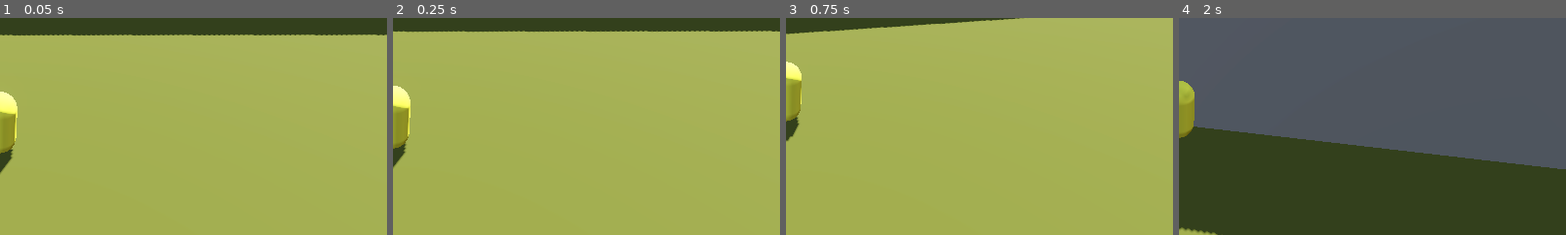
Above: before the commit, frames 1-4 (left to right).
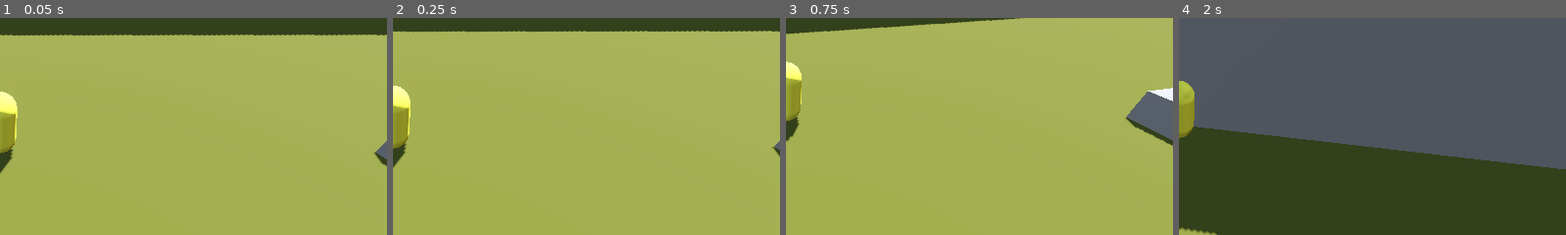
Above: after the commit, the same moments.

Repository: AndresSaavedra01/BIOPOCHITO-GAME
Game: Godot game, scene res://Escenas/world.tscn
Two runs of this game, one before a commit and one after it. Both use one fixed random seed, a clock stepped at 60 frames per second and the inputs below.
Inputs (mouse positions are % of the whole screen's width and height, from its top left):
- Up to frame 1 (0.05 s): no input
- Up to frame 2 (0.25 s): no input
- Up to frame 3 (0.75 s): move the mouse to (55, 50) at 0.52 s; hold W (up) from 0.53 s (still down); hold Right mouse button (aim) from 0.53 s (still down)
- Up to frame 4 (2 s): keep holding W (up); tap Space (jump) at 0.77, 1.52 s; tap Shift (roll) at 0.8, 1.35 s; move the mouse to (45, 50) at 1.27 s; release Right mouse button (aim) at 1.28 s; click (45, 50) at 1.55 s
The pictures show only the part of the screen within x 50-100%, y 29-79%; the shares and areas given below are measured in that part.

The runs differ from the first frame. In frame 1, 0.2% of the frame differs, in the area x 96-100%, y 56-69%; in frame 2, less than 0.1%; in frame 3, 2.1%, in the area x 87-100%, y 32-59%; in frame 4, nothing differs.

Commit message:
feat: proyectiles

Diff:
--- a/Escenas/player.tscn
+++ b/Escenas/player.tscn
@@ -59,6 +59,9 @@
 process_material = SubResource("ParticleProcessMaterial_qgqwx")
 draw_pass_1 = SubResource("SphereMesh_6njrx")
 
+[node name="Marker3D" type="Marker3D" parent="CharacterBody3D/Skin" unique_id=706305527]
+transform = Transform3D(1, 0, 0, 0, 1, 0, 0, 0, 1, 0, 0.017469764, -0.7483151)
+
 [node name="CameraController" type="Node3D" parent="." unique_id=2041270104 node_paths=PackedStringArray("player")]
 transform = Transform3D(1, 0, 0, 0, 0.81915206, 0.57357645, 0, -0.57357645, 0.81915206, 0, 0.49664813, 0)
 script = ExtResource("3_qgqwx")
--- /dev/null
+++ b/Escenas/proyectil.tscn
@@ -0,0 +1,20 @@
+[gd_scene format=3 uid="uid://cydmcsar3kk8u"]
+
+[ext_resource type="Script" uid="uid://dssc8e1cwyff6" path="res://Scripts/proyectil.gd" id="1_a741h"]
+
+[sub_resource type="StandardMaterial3D" id="StandardMaterial3D_a741h"]
+albedo_color = Color(0.5254902, 0.42745098, 1, 1)
+
+[sub_resource type="SphereMesh" id="SphereMesh_lm3un"]
+material = SubResource("StandardMaterial3D_a741h")
+radial_segments = 8
+rings = 8
+
+[node name="Proyectil" type="Node3D" unique_id=1267039924]
+script = ExtResource("1_a741h")
+
+[node name="MeshInstance3D" type="MeshInstance3D" parent="." unique_id=1806952297]
+mesh = SubResource("SphereMesh_lm3un")
+
+[node name="RayCast3D" type="RayCast3D" parent="." unique_id=1083950363]
+collision_mask = 5
--- a/Escenas/world.tscn
+++ b/Escenas/world.tscn
@@ -31,6 +31,12 @@
 [sub_resource type="StandardMaterial3D" id="StandardMaterial3D_255mg"]
 albedo_color = Color(0.20392157, 0.52156866, 1, 1)
 
+[sub_resource type="BoxShape3D" id="BoxShape3D_r16dl"]
+size = Vector3(8.636719, 1, 5.158325)
+
+[sub_resource type="BoxMesh" id="BoxMesh_255mg"]
+size = Vector3(8.655, 1, 5.1)
+
 [node name="Node3D" type="Node3D" unique_id=935739022]
 
 [node name="WorldEnvironment" type="WorldEnvironment" parent="." unique_id=1088683860]
@@ -171,6 +177,17 @@
 inner_radius = 7.0273223
 outer_radius = 11.238768
 
+[node name="StaticBody3D" type="StaticBody3D" parent="enviroment" unique_id=1692398341]
+transform = Transform3D(1, 0, 0, 0, 1, 0, 0, 0, 1, 13.951336, 0.37069607, 2.6163359)
+constant_linear_velocity = Vector3(0, 15, 0)
+
+[node name="CollisionShape3D" type="CollisionShape3D" parent="enviroment/StaticBody3D" unique_id=111681595]
+transform = Transform3D(1, 0, 0, 0, 1, 0, 0, 0, 1, 1.7880859, -0.059929132, 0.14898682)
+shape = SubResource("BoxShape3D_r16dl")
+
+[node name="MeshInstance3D" type="MeshInstance3D" parent="enviroment/StaticBody3D/CollisionShape3D" unique_id=1425628349]
+mesh = SubResource("BoxMesh_255mg")
+
 [node name="Enemies" type="Node3D" parent="." unique_id=1675581766]
 
 [node name="Enemy" parent="Enemies" unique_id=1648498620 instance=ExtResource("2_r16dl")]
@@ -179,6 +196,9 @@
 [node name="Enemy2" parent="Enemies" unique_id=1862142829 instance=ExtResource("2_r16dl")]
 transform = Transform3D(-0.5179075, 0, -0.8554366, 0, 1, 0, 0.8554366, 0, -0.5179075, 9.459076, 2.8605232, 12.962893)
 
+[node name="Enemy6" parent="Enemies" unique_id=1006190518 instance=ExtResource("2_r16dl")]
+transform = Transform3D(-0.5179075, 0, -0.8554366, 0, 1, 0, 0.8554366, 0, -0.5179075, 16.482018, 2.8605232, 1.9402428)
+
 [node name="Enemy4" parent="Enemies" unique_id=233218855 instance=ExtResource("2_r16dl")]
 transform = Transform3D(-0.5179075, 0, -0.8554366, 0, 1, 0, 0.8554366, 0, -0.5179075, -6.6381493, 4.903407, 8.028328)
 
--- a/Scripts/camera_controller.gd
+++ b/Scripts/camera_controller.gd
@@ -3,11 +3,12 @@
 @export var aim_speed := 4
 @export var suavizado_horizontal: float = 0.1
 @export var suavizado_vertical: float = 0.05
-@export var mouse_sensibility := 0.003 # Ajustado para mouse
-@export var joystick_sensibility := .05  # Ajustado para joystick (es un multiplicador de rotación)
+@export var mouse_sensibility := 0.003
+@export var joystick_sensibility := .05
 @export var player : CharacterBody3D
 @onready var spring_arm := $SpringArm3D
 @onready var camera := $SpringArm3D/Camera3D
+@onready var aimSprite := $"../Control/AimEyeBurn3"
 
 var h_rotation := 0.0
 var v_rotation := 0.0
@@ -58,10 +59,10 @@
 		if currentAimEnemy != null:
 
 			look_at_enemy(currentAimEnemy, delta)
-			$"../Control/AimEyeBurn3".visible = true
-			$"../Control/AimEyeBurn3".global_position = camera.unproject_position(currentAimEnemy.global_position)
+			aimSprite.visible = true
+			aimSprite.global_position = camera.unproject_position(currentAimEnemy.global_position)
 	else:
-		$"../Control/AimEyeBurn3".visible = false
+		aimSprite.visible = false
 		currentAimEnemy = null
 		return
 
@@ -81,21 +82,6 @@
 	rotation.y = h_rotation
 	spring_arm.rotation.x = clamp(v_rotation, deg_to_rad(-45), deg_to_rad(55))
 
-
-func findNearestEnemy() -> CharacterBody3D:
-	var enemies =  get_tree().get_nodes_in_group("Enemies")
-	if enemies.is_empty():
-		return null
-	var nearest = null
-	var min_dist = INF
-	for e in enemies:
-		var dist = (player.global_position - e.global_position).length()
-		if dist < min_dist:
-			min_dist = dist
-			nearest = e
-	if min_dist > 30.0:
-		return null
-	return nearest
 
 func findBestEnemyToAim() -> CharacterBody3D:
 	var enemies =  get_tree().get_nodes_in_group("Enemies")
--- a/Scripts/enemy.gd
+++ b/Scripts/enemy.gd
@@ -8,6 +8,6 @@
 func _physics_process(delta: float) -> void:
 	# Add the gravity.
 	if not is_on_floor():
-		velocity += get_gravity() * delta
+		velocity.y += -20.0 * delta
 
 	move_and_slide()
--- a/Scripts/player.gd
+++ b/Scripts/player.gd
@@ -2,6 +2,8 @@
 
 @onready var skin := $Skin
 @onready var camera_controller := $"../CameraController"
+@onready var start_point_projectils := $Skin/Marker3D
+const BULLET_SCENE = preload("res://Escenas/proyectil.tscn")
 
 @export var SPEED := 10.0
 @export var ACCELERATION := 20.0
@@ -22,6 +24,13 @@
 			handle_walking(delta)
 		states.ROLL:
 			handle_rolling(delta)
+
+	if Input.is_action_just_pressed("shoot"):
+		if camera_controller.currentAimEnemy == null:
+			launch_projectil(-skin.global_transform.basis.z, 25.0)
+		else:
+			print(camera_controller.currentAimEnemy)
+			launch_projectil(-start_point_projectils.global_position + camera_controller.currentAimEnemy.global_position, 25.0)
 
 	move_and_slide()
 
@@ -58,6 +67,10 @@
 	current_state = states.WALK
 
 
+func launch_projectil(direction: Vector3, speed: float):
+	var new_proyectil :Bullet = BULLET_SCENE.instantiate()
+	get_tree().current_scene.add_child(new_proyectil)
+	new_proyectil.initialize(start_point_projectils.global_position, direction.normalized(), speed)
 
 func get_move_direction(input: Vector2) -> Vector3:
 	var forward: Vector3 = camera_controller.get_forward_direction()
--- /dev/null
+++ b/Scripts/proyectil.gd
@@ -0,0 +1,39 @@
+extends Node3D
+class_name  Bullet
+
+@onready var raycast := $RayCast3D
+@export var lifetime := 1.0
+var speed := 8.0
+var bullet_velocity := Vector3.ZERO
+var age := 0.0
+var shoot_direction := Vector3.ZERO
+var gravity : Vector3
+
+func _ready() -> void:
+	gravity = Vector3(0, -5, 0)
+
+
+func initialize(start_position: Vector3, direction: Vector3, init_speed: float ) -> void:
+	global_position = start_position
+	shoot_direction = direction
+	bullet_velocity = shoot_direction * init_speed
+	speed = init_speed
+
+
+func _physics_process(delta: float) -> void:
+	age += delta
+	if age >= lifetime:
+		queue_free()
+		return
+
+	bullet_velocity += gravity * delta
+	var mov_distance = bullet_velocity.length() * delta
+	raycast.target_position = bullet_velocity.normalized() * mov_distance
+	raycast.force_raycast_update()
+
+	if raycast.is_colliding():
+		global_position = raycast.get_collision_point()
+		queue_free()
+		return
+
+	global_position += bullet_velocity * delta
Not shown, added: Scripts/proyectil.gd.uid
